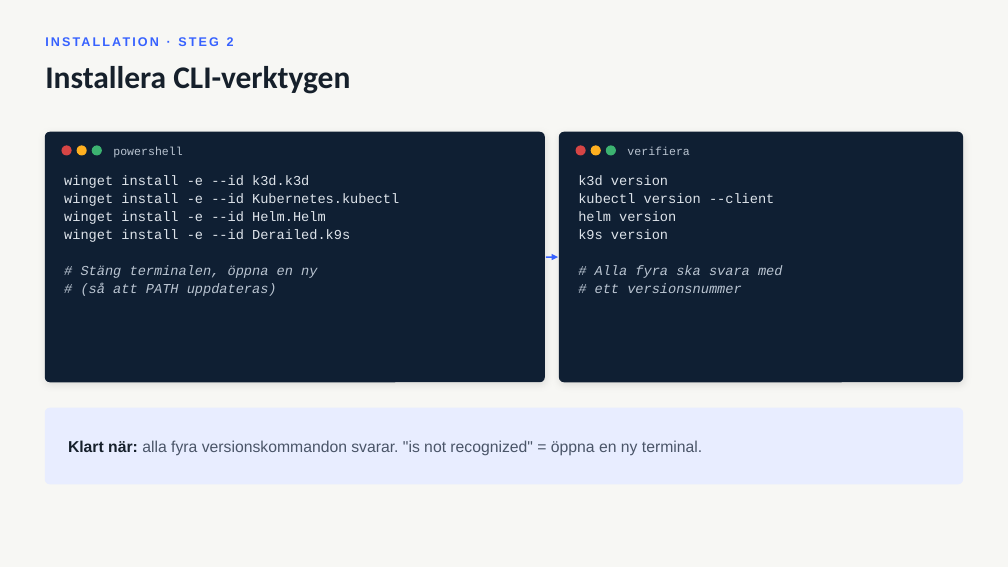
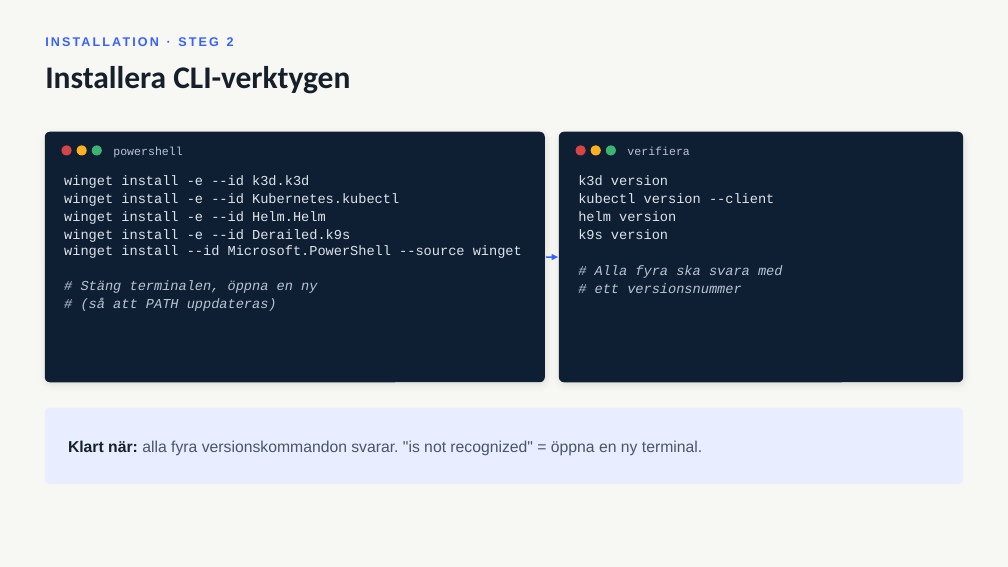
Before and after one commit to LennartAJansson/Kubernetes, a slide deck: slide 18 of Kubernetes - Eget kluster med k3d.pptx. Drawn at 1008x567 pixels with LibreOffice and Linux fonts; fonts in the diff are those of the drawing. Boxes give left, top, right and bottom in pixels: in the first picture for what was removed or moved away, otherwise in the second. Text is boxed around its words. In the diff, an @@ line names an element or a change of style, - is before the commit and + after.

Commit message:
updates

```diff
--- a/Kubernetes - Eget kluster med k3d.pptx
+++ b/Kubernetes - Eget kluster med k3d.pptx
@@ text at [64,246,522,258]: paragraph added @@
+winget install --id Microsoft.PowerShell --source winget
```
Also in this commit, not shown: 2 other slides changed.
